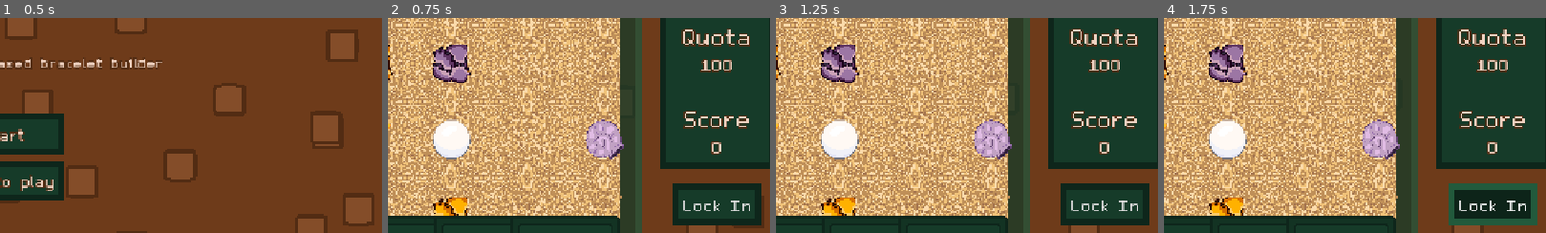
Above: before the commit, frames 1-4 (left to right).
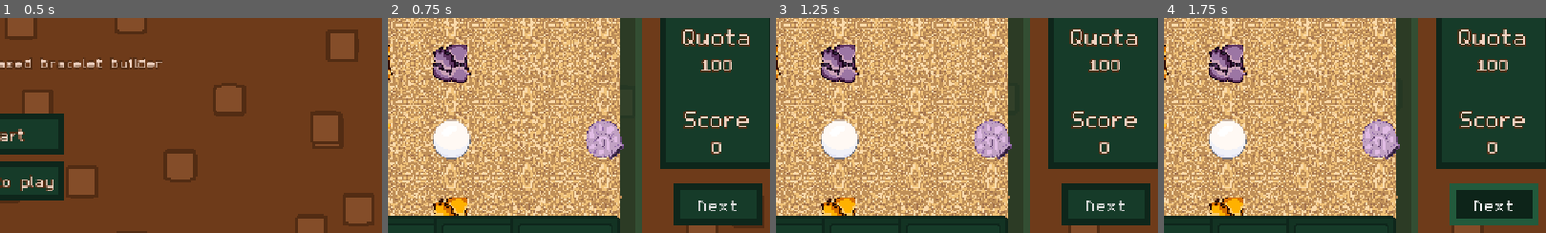
Above: after the commit, the same moments.

Repository: Splashy-Inc/caddishack
Game: Godot game, scene res://SCENES/screen_manager.tscn
Same seed, same stepped clock (60 frames per second), same inputs: the game is played once before the commit and once after it. The engine's default icon, where the game draws it, is replaced by a stand-in: a white triangle on a blue panel in a dark square.
Inputs (mouse positions are % of the whole screen's width and height, from its top left):
- Up to frame 1 (0.5 s): no input
- Up to frame 2 (0.75 s): click "Start" at 0.5 s
- Up to frame 3 (1.25 s): no input
- Up to frame 4 (1.75 s): click (92, 64) at 1.25 s, where only the run before the commit has a clickable "Lock In"
The pictures show only the part of the screen within x 49-99%, y 21-71%; the shares and areas given below are measured in that part.

Frame 1 is identical in both runs. In frame 2, 0.4% of the frame differs, in the area x 74-98%, y 76-97%; in frame 3, 0.4%; in frame 4, 0.6%.

Commit message:
Update bead scorer and terrarium layout
Flows way better and helps indicate phases on the terrarium stage (play vs scoring)

Diff:
--- a/SCENES/CRAFT_STATION/bracelet_construction_panel.tscn
+++ b/SCENES/CRAFT_STATION/bracelet_construction_panel.tscn
@@ -9,6 +9,7 @@
 bracelet = NodePath("Bracelet")
 
 [node name="Background" type="Sprite2D" parent="." unique_id=2016640907]
+scale = Vector2(1, 1.75)
 texture = ExtResource("1_welei")
 
 [node name="Bracelet" parent="." unique_id=1630865641 instance=ExtResource("2_5dtdn")]
--- a/SCENES/CRAFT_STATION/bracelet_info_panel.tscn
+++ b/SCENES/CRAFT_STATION/bracelet_info_panel.tscn
@@ -16,8 +16,8 @@
 region_rect = Rect2(0, 0, 214, 254)
 
 [node name="InfoPanel" type="PanelContainer" unique_id=968538211]
-offset_right = 208.0
-offset_bottom = 170.0
+offset_right = 332.0
+offset_bottom = 400.0
 theme_override_styles/panel = SubResource("StyleBoxTexture_kny5g")
 script = ExtResource("1_7kj4q")
 
@@ -34,64 +34,72 @@
 label_settings = ExtResource("3_vbtn1")
 horizontal_alignment = 1
 
-[node name="GridContainer" type="GridContainer" parent="VBoxContainer" unique_id=1096589948]
+[node name="GridContainer" type="VBoxContainer" parent="VBoxContainer" unique_id=1920532940]
 layout_mode = 2
-size_flags_horizontal = 4
-theme_override_constants/h_separation = 20
-theme_override_constants/v_separation = 10
-columns = 2
+size_flags_vertical = 3
 
 [node name="PointsLabel" type="Label" parent="VBoxContainer/GridContainer" unique_id=583503151]
 layout_mode = 2
 size_flags_horizontal = 3
+size_flags_vertical = 3
 theme_override_colors/font_color = Color(0, 0.721569, 0.721569, 1)
 theme_override_colors/font_outline_color = Color(0, 0.356863, 0.356863, 1)
 theme_override_constants/outline_size = 5
 theme_override_font_sizes/font_size = 48
-text = "Points:"
+text = "Points"
+horizontal_alignment = 1
 
 [node name="PointsNumber" type="Label" parent="VBoxContainer/GridContainer" unique_id=1453288698]
 layout_mode = 2
 size_flags_horizontal = 3
+size_flags_vertical = 3
 theme_override_colors/font_color = Color(0, 0.721569, 0.721569, 1)
 theme_override_colors/font_outline_color = Color(0, 0.356863, 0.356863, 1)
 theme_override_constants/outline_size = 5
 theme_override_font_sizes/font_size = 48
 text = "0"
+horizontal_alignment = 1
 
 [node name="MultLabel" type="Label" parent="VBoxContainer/GridContainer" unique_id=1437237137]
 layout_mode = 2
 size_flags_horizontal = 3
+size_flags_vertical = 3
 theme_override_colors/font_color = Color(0.737255, 0.454902, 0.737255, 1)
 theme_override_colors/font_outline_color = Color(0.541176, 0.160784, 0.470588, 1)
 theme_override_constants/outline_size = 5
 theme_override_font_sizes/font_size = 48
-text = "Multiplier:"
-horizontal_alignment = 2
+text = "Multiplier"
+horizontal_alignment = 1
 
 [node name="MultNumber" type="Label" parent="VBoxContainer/GridContainer" unique_id=2064658862]
 layout_mode = 2
 size_flags_horizontal = 3
+size_flags_vertical = 3
 theme_override_colors/font_color = Color(0.737255, 0.454902, 0.737255, 1)
 theme_override_colors/font_outline_color = Color(0.541176, 0.160784, 0.470588, 1)
 theme_override_constants/outline_size = 5
 theme_override_font_sizes/font_size = 48
 text = "0"
+horizontal_alignment = 1
 
 [node name="ValueLabel" type="Label" parent="VBoxContainer/GridContainer" unique_id=1068725617]
 layout_mode = 2
 size_flags_horizontal = 3
+size_flags_vertical = 3
 theme_override_colors/font_color = Color(0.760784, 0.705882, 0.384314, 1)
 theme_override_colors/font_outline_color = Color(0.372549, 0.345098, 0.180392, 1)
 theme_override_constants/outline_size = 5
 theme_override_font_sizes/font_size = 48
-text = "Value:"
+text = "Value"
+horizontal_alignment = 1
 
 [node name="ValueNumber" type="Label" parent="VBoxContainer/GridContainer" unique_id=1820600488]
 layout_mode = 2
 size_flags_horizontal = 3
+size_flags_vertical = 3
 theme_override_colors/font_color = Color(0.760784, 0.705882, 0.384314, 1)
 theme_override_colors/font_outline_color = Color(0.372549, 0.345098, 0.180392, 1)
 theme_override_constants/outline_size = 5
 theme_override_font_sizes/font_size = 48
 text = "0"
+horizontal_alignment = 1
--- a/SCENES/TERRARIUM/bead_scorer.tscn
+++ b/SCENES/TERRARIUM/bead_scorer.tscn
@@ -3,31 +3,15 @@
 [ext_resource type="PackedScene" uid="uid://dlvsne80igil2" path="res://SCENES/CRAFT_STATION/bracelet_construction_panel.tscn" id="1_lclvk"]
 [ext_resource type="Script" uid="uid://1fslkhnqa4bf" path="res://SCRIPTS/TERRARIUM/bead_scorer.gd" id="1_pbr2u"]
 [ext_resource type="PackedScene" uid="uid://1guuvhm3f7g" path="res://SCENES/CRAFT_STATION/bracelet_info_panel.tscn" id="3_pbr2u"]
-[ext_resource type="StyleBox" uid="uid://clyq3pof6wks3" path="res://RESOURCES/button_box_normal.tres" id="4_0dfq2"]
-[ext_resource type="StyleBox" uid="uid://b4ohcrep4kgqi" path="res://RESOURCES/button_box_hover.tres" id="5_g2cmg"]
 
 [node name="BeadScorer" type="Node2D" unique_id=1893395517]
 script = ExtResource("1_pbr2u")
 
 [node name="BraceletContructionPanel" parent="." unique_id=1696741675 instance=ExtResource("1_lclvk")]
-scale = Vector2(1.5, 1.5)
+scale = Vector2(1.4, 1.4)
 
 [node name="InfoPanel" parent="." unique_id=1466671616 instance=ExtResource("3_pbr2u")]
 offset_left = -166.0
-offset_top = -342.0
+offset_top = -522.0
 offset_right = 166.0
-offset_bottom = -105.0
-
-[node name="ContinueButton" type="Button" parent="." unique_id=2044016547]
-offset_left = 322.0
-offset_top = -201.0
-offset_right = 568.0
-offset_bottom = -105.0
-size_flags_horizontal = 4
-size_flags_vertical = 8
-theme_override_font_sizes/font_size = 48
-theme_override_styles/normal = ExtResource("4_0dfq2")
-theme_override_styles/hover = ExtResource("5_g2cmg")
-text = "Continue"
-
-[connection signal="pressed" from="ContinueButton" to="." method="_on_continue_button_pressed"]
+offset_bottom = -170.0
--- a/SCENES/TERRARIUM/terrarium_station.tscn
+++ b/SCENES/TERRARIUM/terrarium_station.tscn
@@ -111,17 +111,24 @@
 
 [node name="RunInfo" parent="." unique_id=1126309375 instance=ExtResource("3_dugvo")]
 
-[node name="LockInButton" type="Button" parent="." unique_id=513006651]
-offset_left = 1109.0
+[node name="NextButton" type="Button" parent="." unique_id=513006651]
+offset_left = 1110.0
 offset_top = 426.0
-offset_right = 1258.0
+offset_right = 1259.0
 offset_bottom = 496.0
 size_flags_horizontal = 4
 size_flags_vertical = 8
 theme_override_font_sizes/font_size = 48
 theme_override_styles/normal = ExtResource("6_ugda1")
 theme_override_styles/hover = ExtResource("7_yxfdh")
-text = "Lock In"
+text = "Next"
+
+[node name="TerrariumPlaySlot" type="Marker2D" parent="." unique_id=208628432]
+position = Vector2(544, 288)
+
+[node name="TerrariumScoringSlot" type="Marker2D" parent="." unique_id=766007013]
+position = Vector2(354, 200)
+scale = Vector2(0.6, 0.6)
 
 [node name="Terrarium" parent="." unique_id=1014177116 instance=ExtResource("5_bnkvk")]
 position = Vector2(544, 288)
@@ -144,11 +151,21 @@
 
 [node name="BeadScorer" parent="." unique_id=1893395517 instance=ExtResource("12_s7cx1")]
 visible = false
-position = Vector2(640, 614)
+position = Vector2(544, 608)
 
-[connection signal="pressed" from="LockInButton" to="." method="_on_lock_in_button_pressed"]
+[node name="BraceletContructionPanel" parent="BeadScorer" index="0" unique_id=1696741675]
+position = Vector2(0, -44)
+
+[node name="InfoPanel" parent="BeadScorer" index="1" unique_id=1466671616]
+offset_left = 168.0
+offset_top = -584.0
+offset_right = 500.0
+offset_bottom = -232.0
+
+[connection signal="pressed" from="NextButton" to="." method="_on_next_button_pressed"]
 [connection signal="bead_limit_reached" from="Terrarium" to="." method="_on_terrarium_bead_limit_reached"]
 [connection signal="larvae_done" from="Terrarium" to="." method="_on_terrarium_larvae_done"]
 [connection signal="larvae_started" from="Terrarium" to="." method="_on_terrarium_larvae_started"]
 [connection signal="beads_scored" from="BeadScorer" to="." method="_on_bead_scorer_beads_scored"]
-[connection signal="scoring_finished" from="BeadScorer" to="." method="_on_bead_scorer_scoring_finished"]
+
+[editable path="BeadScorer"]
--- a/SCRIPTS/TERRARIUM/bead_scorer.gd
+++ b/SCRIPTS/TERRARIUM/bead_scorer.gd
@@ -3,7 +3,6 @@
 class_name BeadScorer
 
 signal beads_scored(score: int)
-signal scoring_finished
 
 @onready var info_panel: BraceletInfoPanel = $InfoPanel
 @onready var bracelet_panel: BraceletContructionPanel = $BraceletContructionPanel
@@ -27,6 +26,3 @@
 func reset():
 	bracelet_panel.bracelet.clear_beads()
 	info_panel.update_bracelet_info(bracelet_panel.bracelet)
-
-func _on_continue_button_pressed() -> void:
-	scoring_finished.emit()
--- a/SCRIPTS/TERRARIUM/terrarium.gd
+++ b/SCRIPTS/TERRARIUM/terrarium.gd
@@ -21,13 +21,19 @@
 
 var larvae_running := false
 
+var target_transform : Transform2D
+
 # Called when the node enters the scene tree for the first time.
 func _ready() -> void:
+	target_transform = transform
 	generate_materials()
 
 # Called every frame. 'delta' is the elapsed time since the previous frame.
 func _process(delta: float) -> void:
-	pass
+	if transform.origin.distance_to(target_transform.origin) < 10:
+		transform = target_transform
+	else:
+		transform = transform.interpolate_with(target_transform, .25)
 
 func spawn_material(material_info: MaterialInfo):
 	var new_material := Globals.generate_material(material_info)
@@ -153,3 +159,6 @@
 	for node in larvae_container.get_children():
 		if node is Larva:
 			node._on_bead_completed()
+
+func travel_to(new_target_transform: Transform2D):
+	target_transform = new_target_transform
--- a/SCRIPTS/TERRARIUM/terrarium_station.gd
+++ b/SCRIPTS/TERRARIUM/terrarium_station.gd
@@ -7,9 +7,12 @@
 @onready var card_hand: CardHand = $CardSection/CardHand
 @onready var terrarium: Terrarium = $Terrarium
 @onready var bead_scorer: BeadScorer = $BeadScorer
+@onready var terrarium_scoring_slot: Marker2D = $TerrariumScoringSlot
+@onready var terrarium_play_slot: Marker2D = $TerrariumPlaySlot
 
 func _ready() -> void:
 	RunEvents.round_started.emit()
+	terrarium.travel_to(terrarium_play_slot.transform)
 
 func _on_terrarium_larvae_done() -> void:
 	if terrarium.get_beads().size() >= 10:
@@ -20,11 +23,23 @@
 func _on_terrarium_larvae_started() -> void:
 	card_hand.discard()
 
-func _on_lock_in_button_pressed() -> void:
-	terrarium.start_larvae(round_length)
+func _on_next_button_pressed() -> void:
+	if bead_scorer.visible:
+		if RunEvents.increment_round():
+			terrarium.travel_to(terrarium_play_slot.transform)
+			terrarium.generate_materials()
+			bead_scorer.hide()
+			bead_scorer.reset()
+			card_hand.show()
+			card_hand.draw_cards(7)
+		else:
+			HUDEvents.main_menu_requested.emit()
+	else:
+		terrarium.start_larvae(round_length)
 
 func _on_terrarium_bead_limit_reached(full_terrarium: Terrarium) -> void:
 	card_hand.hide()
+	terrarium.travel_to(terrarium_scoring_slot.transform)
 	bead_scorer.show()
 	bead_scorer.score_beads(full_terrarium.get_beads())
 
@@ -33,6 +48,7 @@
 
 func _on_bead_scorer_scoring_finished() -> void:
 	if RunEvents.increment_round():
+		terrarium.travel_to(terrarium_play_slot.transform)
 		terrarium.generate_materials()
 		bead_scorer.hide()
 		bead_scorer.reset()
@@ -40,3 +56,6 @@
 		card_hand.draw_cards(7)
 	else:
 		HUDEvents.main_menu_requested.emit()
+
+func _on_continue_button_pressed() -> void:
+	pass # Replace with function body.
